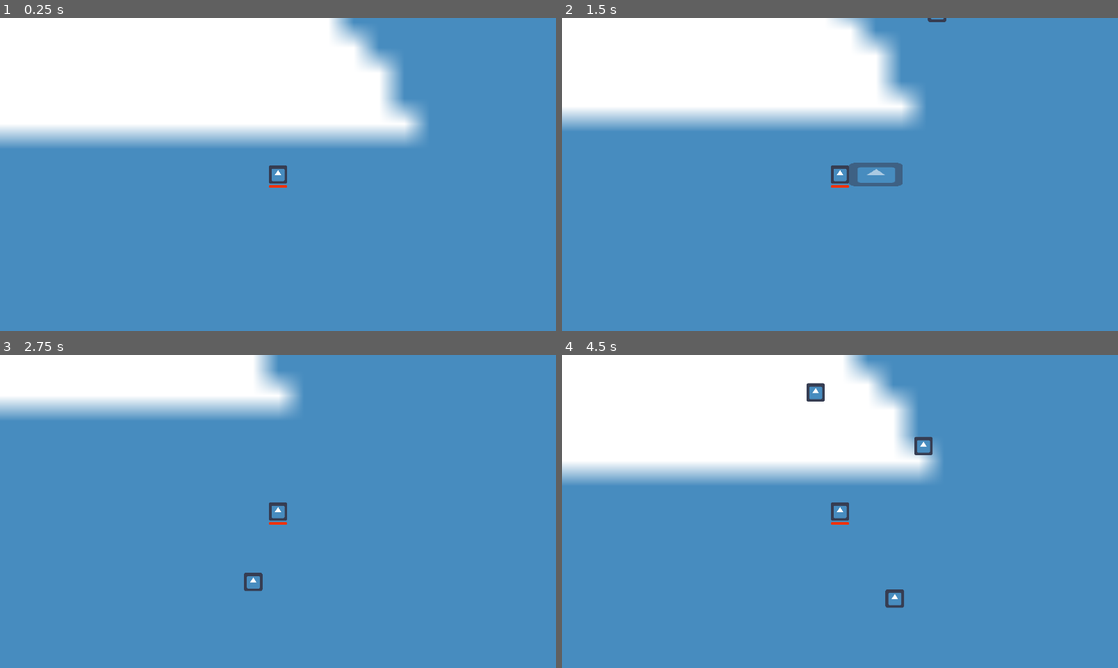
Above: before the commit, frames 1-4 (two rows, left to right).
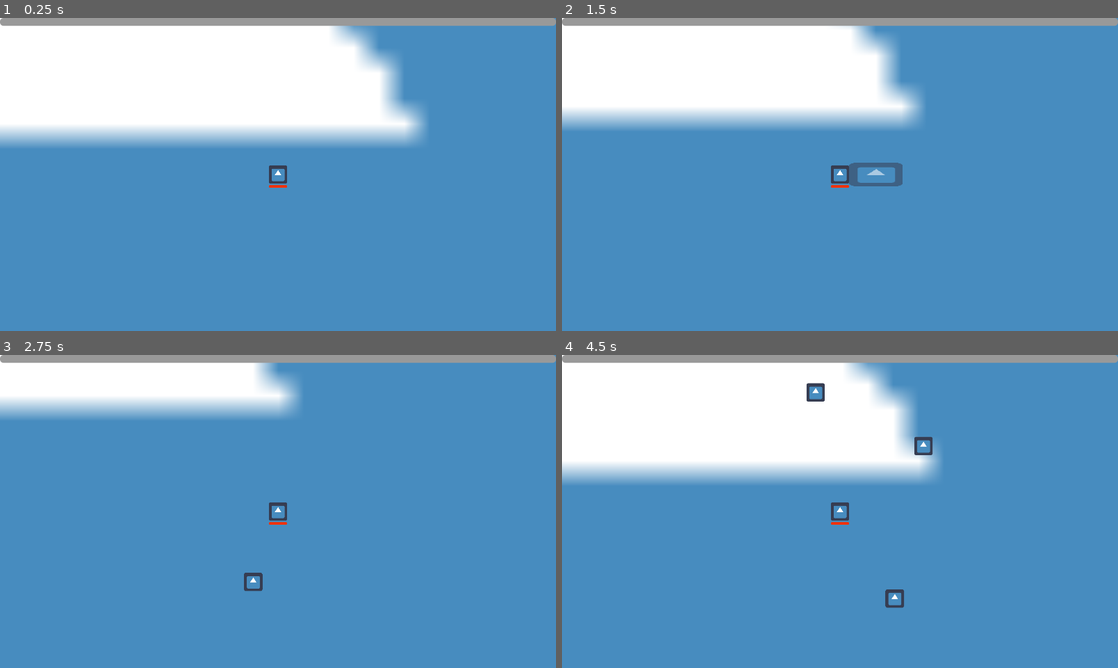
Above: after the commit, the same moments.

Repository: Merliin42/ludum-dare-56
Game: Godot game, scene res://main.tscn
The game is run twice, just before and just after one commit, with the same random seed, the same clock (stepped at 60 frames per second) and the same inputs. The engine's default icon, where the game draws it, is replaced by a stand-in: a white triangle on a blue panel in a dark square.
Inputs:
- Up to frame 1 (0.25 s): no input
- Up to frame 2 (1.5 s): tap Enter at 0.5 s; hold D (character_right) 0.53-1.28 s; hold S (character_down) from 1.28 s (still down)
- Up to frame 3 (2.75 s): release S (character_down) at 2.03 s; hold D (character_right) from 2.03 s (still down)
- Up to frame 4 (4.5 s): release D (character_right) at 2.78 s; hold W (character_up) 2.78-3.53 s; hold A (character_left) from 3.53 s (still down)

The runs differ from the first frame. In frame 1, 2.6% of the frame differs, in the area x 0-100%, y 0-3%; in frame 2, 2.5%; in frame 3, 2.5%; in frame 4, 2.6%.

Commit message:
xp collectable

Diff:
--- a/Character/character.gd
+++ b/Character/character.gd
@@ -1,6 +1,7 @@
 extends CharacterBody2D;
 
 signal health_updated(new_health);
+signal xp_obtained(amount);
 signal died();
 
 @export var speed = 200;
@@ -9,6 +10,7 @@
 
 @onready var health = max_health;
 var i_frame := false;
+
 
 func _physics_process(delta: float) -> void:
 	velocity = Vector2(0, 0);
@@ -41,3 +43,7 @@
 
 	if health <= 0:
 		emit_signal('died');
+
+
+func _on_collectible_detector_area_entered(area:Area2D) -> void:
+	emit_signal('xp_obtained', 1);
--- a/Character/character.tscn
+++ b/Character/character.tscn
@@ -80,6 +80,7 @@
 shape = SubResource("CircleShape2D_0suh2")
 
 [node name="CollectibleDetector" type="Area2D" parent="."]
+collision_layer = 0
 collision_mask = 4
 monitorable = false
 
@@ -104,4 +105,5 @@
 
 [connection signal="health_updated" from="." to="." method="_on_health_updated"]
 [connection signal="body_entered" from="MobDetector" to="." method="_on_mob_detector_body_entered"]
+[connection signal="area_entered" from="CollectibleDetector" to="." method="_on_collectible_detector_area_entered"]
 [connection signal="animation_finished" from="AnimationPlayer" to="." method="_on_animation_player_animation_finished"]
--- a/main.gd
+++ b/main.gd
@@ -1,15 +1,11 @@
 extends Node
 
-
-# Called when the node enters the scene tree for the first time.
-func _ready() -> void:
-	pass # Replace with function body.
-
-
-# Called every frame. 'delta' is the elapsed time since the previous frame.
-func _process(delta: float) -> void:
-	pass
-
+var player_xp = 0;
+var next_level = 100;
 
 func _on_character_died() -> void:
 	get_tree().quit();
+
+func _on_character_xp_obtained(amount:Variant) -> void:
+	player_xp += amount;
+	$CanvasLayer/XPBar.value = player_xp * 100 / next_level;
--- a/main.tscn
+++ b/main.tscn
@@ -6,8 +6,33 @@
 [ext_resource type="PackedScene" uid="uid://bjkyon2pmjvc1" path="res://Character/character.tscn" id="1_qqap8"]
 [ext_resource type="PackedScene" uid="uid://b2e1yu83rq4jl" path="res://Mob/mob.tscn" id="2_a3thj"]
 
+[sub_resource type="StyleBoxFlat" id="StyleBoxFlat_oqqqs"]
+corner_radius_top_left = 12
+corner_radius_top_right = 12
+corner_radius_bottom_right = 12
+corner_radius_bottom_left = 12
+
+[sub_resource type="StyleBoxFlat" id="StyleBoxFlat_5roxr"]
+bg_color = Color(0.635294, 0.647059, 0.85098, 1)
+corner_radius_top_left = 12
+corner_radius_top_right = 12
+corner_radius_bottom_right = 12
+corner_radius_bottom_left = 12
+
 [node name="Main" type="Node"]
 script = ExtResource("1_55rge")
+
+[node name="CanvasLayer" type="CanvasLayer" parent="."]
+
+[node name="XPBar" type="ProgressBar" parent="CanvasLayer"]
+anchors_preset = 10
+anchor_right = 1.0
+offset_bottom = 27.0
+grow_horizontal = 2
+size_flags_horizontal = 3
+theme_override_styles/background = SubResource("StyleBoxFlat_oqqqs")
+theme_override_styles/fill = SubResource("StyleBoxFlat_5roxr")
+show_percentage = false
 
 [node name="MobSpawner" parent="." instance=ExtResource("1_5wj2p")]
 mobs = Array[PackedScene]([ExtResource("2_a3thj")])
@@ -20,3 +45,4 @@
 [node name="Character" parent="." instance=ExtResource("1_qqap8")]
 
 [connection signal="died" from="Character" to="." method="_on_character_died"]
+[connection signal="xp_obtained" from="Character" to="." method="_on_character_xp_obtained"]
Not shown: 1 places in main.tscn that only renumber resources
